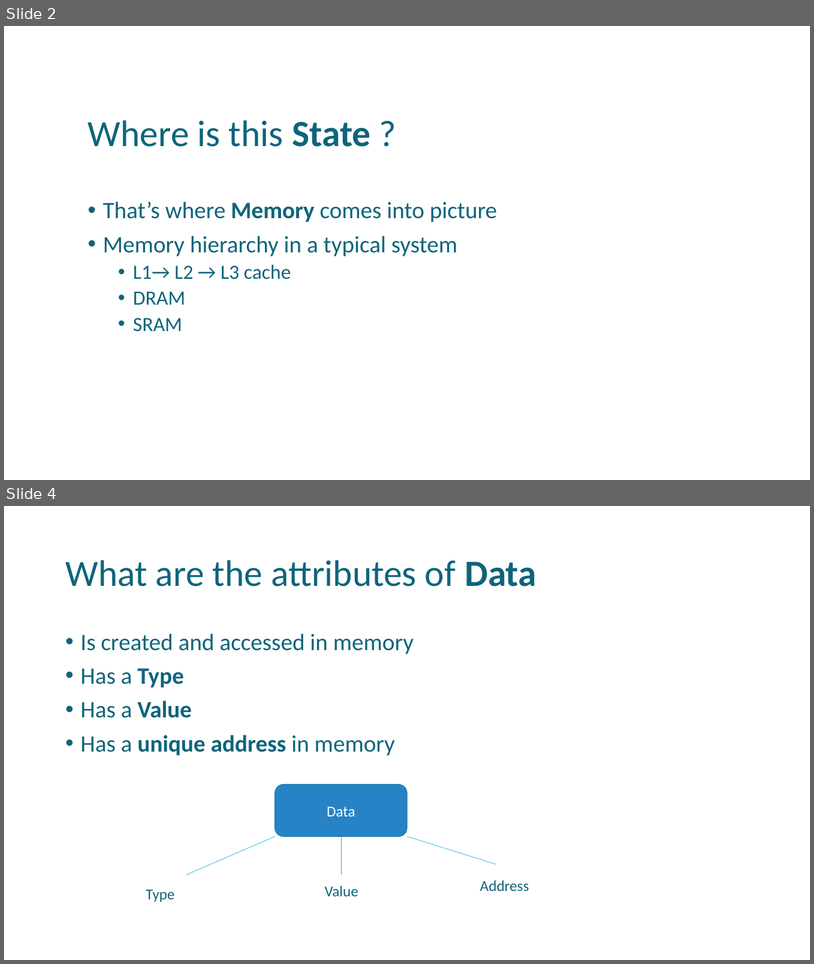
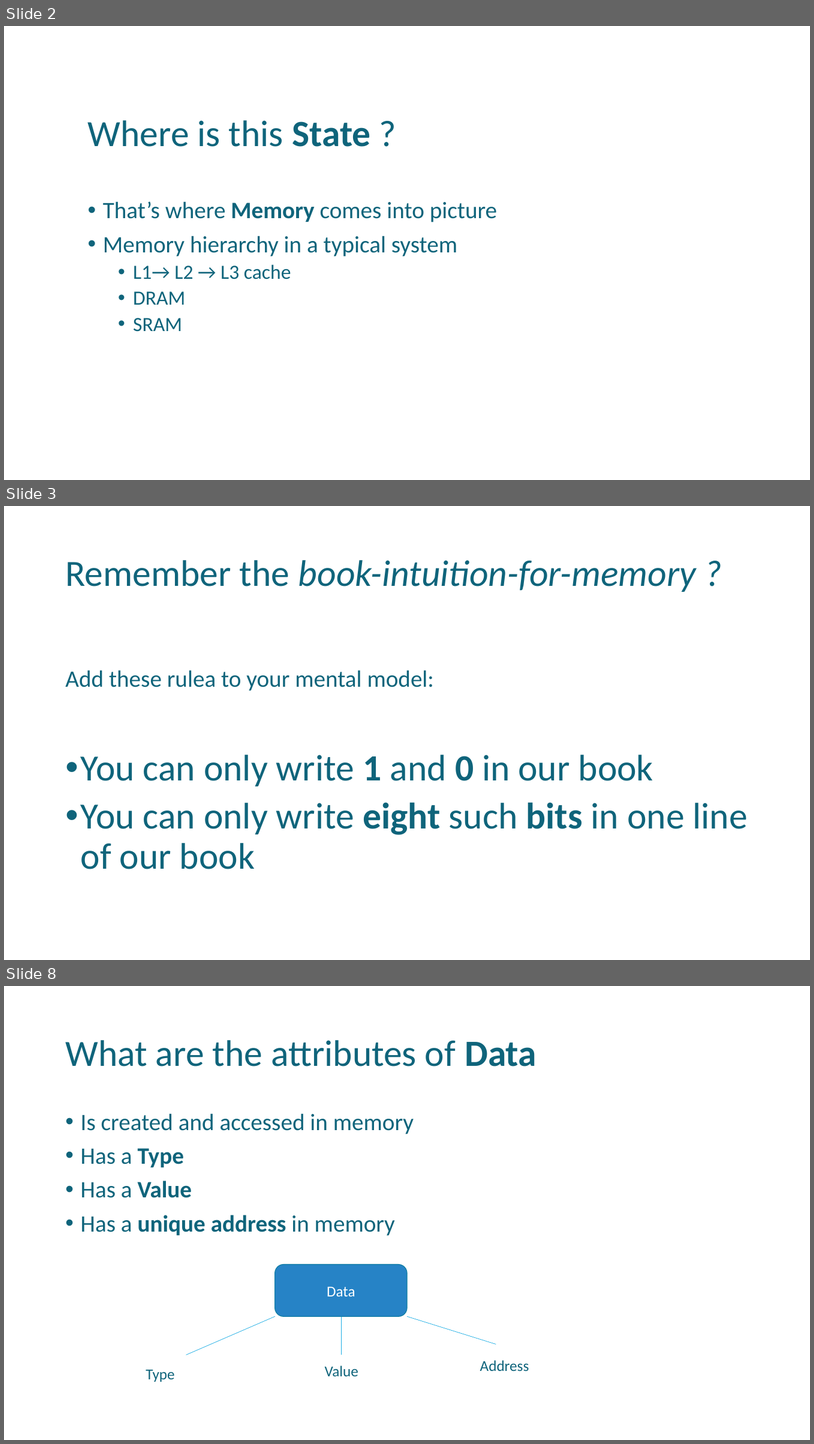
Before and after one commit to uday87j/teach_python, a slide deck: fundamentals/2-State, Data types.pptx. Shown one above the other, each under a label of ours: slides 2 and 4 before the commit, slides 2, 3 and 8 after it; the slides between them are not shown. The pictures are 814x964 and 814x1444 pixels, drawn with LibreOffice and Linux fonts; fonts in the diff are those of the drawing. Boxes give left, top, right and bottom in pixels: in the first picture for what was removed or moved away, otherwise in the second. Text is boxed around its words. In the diff, an @@ line names an element or a change of style, - is before the commit and + after.

```diff
--- a/fundamentals/2-State, Data types.pptx
+++ b/fundamentals/2-State, Data types.pptx
@@ slide 3 added at (x1=4, y1=506, x2=810, y2=960), background #FFFFFF @@
@@ title added at (x1=65, y1=560, x2=696, y2=592), 44 pt, text #0F647B, italic @@
+Remember the book-intuition-for-memory ?
@@ text added at (x1=65, y1=670, x2=748, y2=869), 44 pt, text #0F647B @@
+Add these rulea to your mental model:
+• You can only write 1 and 0 in our book
+• You can only write eight such bits in one line of our book
@@ what was slide 4 is now slide 8 @@
```
Also in this commit, not shown: 1 slide changed, 5 other slides added, 1 other file.
